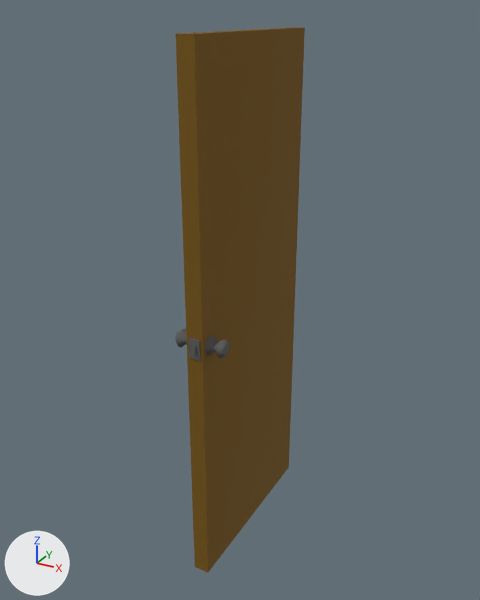
A saved change to the FBX model Ripple Effect/Assets/Resources/Models/RoomModels/RE_CellDoor00.FBX.
Before and after are seen from a camera (50 mm lens) standing at (1.77, -3.9, 3.3) and looking at (-0.05, -0.6, 1.65). Arrows for +X, +Y and +Z are at lower left; the lights stay in place. Where no turn or scale is listed for an object, it has been applied to the vertices.

In view in the first picture: 'RE_CellDoor00'.
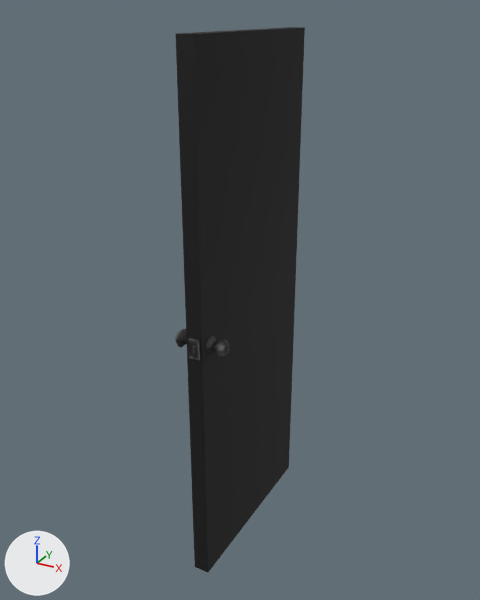
Patch to the scene script:
```diff
--- a/Ripple Effect/Assets/Resources/Models/RoomModels/RE_CellDoor00.FBX.py
+++ b/Ripple Effect/Assets/Resources/Models/RoomModels/RE_CellDoor00.FBX.py
@@ img_albedo_wood_png @@
+img_albedo_wood_png = load_image('Albedo_Wood.png', '_unpacked/Albedo_Wood.png', 1024, 1024, 'sRGB')
@@ mat_wood @@
 mat_wood = principled_material('Wood')
-mat_wood.base_color = (0.184, 0.0902, 0.0)  # dark yellow #775500
+mat_wood.texture = img_albedo_wood_png  # with its transparency
 mat_wood.roughness = 0.859
```

Location of each change, [x1, y1, x2, y2] in pixels of the pictures (480 x 600 px):
'RE_CellDoor00', surface changed (brown to black): [175, 27, 305, 572] in both
